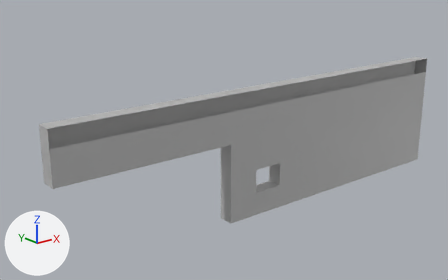
Renders of the FBX model Assets/Art Assets/Meshes/Object_BarnWall_07.fbx from each side of a commit.
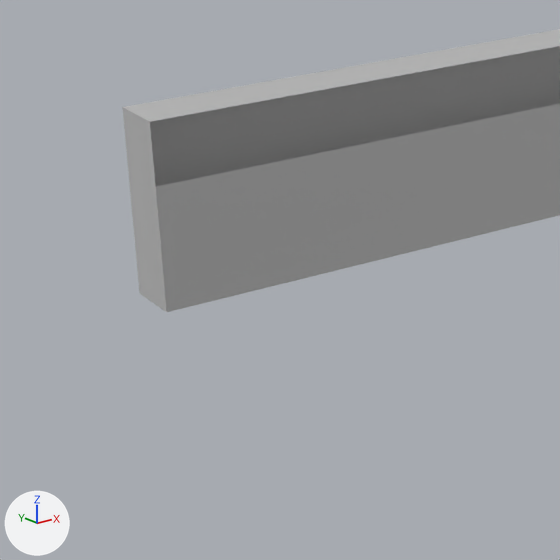
There are two pictures of each version: one whole from a 50 mm lens placed at (-10.89, -27.69, 16.09), pointed at (12.37, 1.39, 4.46), one close up on the part from 0% to 40% of the width and 32% to 96% of the height. Lighting does not change. The marker at lower left points along +X, +Y and +Z. Where no turn or scale is listed for an object, it has been applied to the vertices.

Script lines for the objects in view, before the commit:
```python
me_mesh = bpy.data.meshes.new('Mesh')
me_mesh.from_pydata(...)  # 54 vertices, 47 faces; spans x 0.0..30.0, y -1.0..0.0, z 0.0..8.0
me_mesh.materials.append(mat_mat_barnwall)  # grey #bcbcbc
# before: 0 (0.0, 0.0, 8.0) at pixel (122, 107), 3 (0.0, -1.0, 8.0) at pixel (149, 121), 34 (0.0, 0.0, 5.0) at pixel (139, 293), 43 (0.0, -1.0, 5.0) at pixel (166, 312), 44 (0.0, 0.0, 7.0) at pixel (128, 170)
# before: 53 (0.0, -1.0, 7.0) at pixel (155, 186)
ob_object_barnwall_07 = bpy.data.objects.new('Object_BarnWall_07', me_mesh)
ob_object_barnwall_07.location = (0.0, 0.0, 0.0)
```
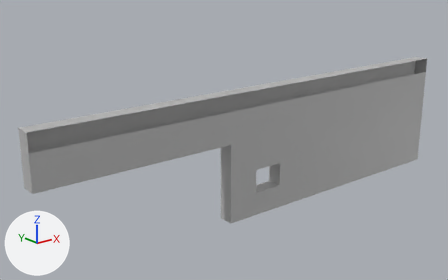
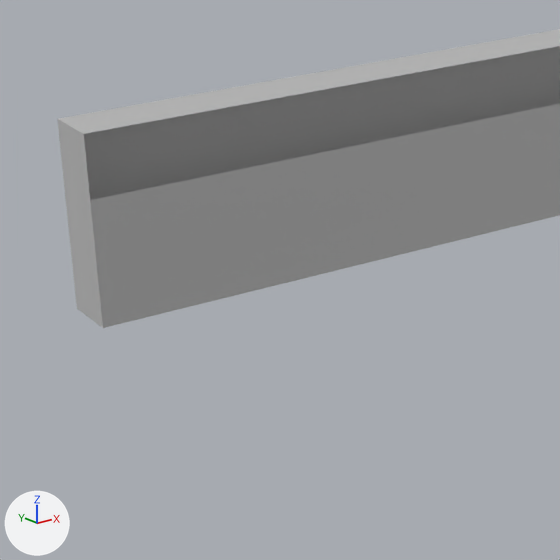
Pixel boxes (x1, y1, x2, y2) of what changed, in the close-ups (560 x 560 px):
'Object_BarnWall_07', reshaped
    before: (122, 29, 560, 312)
    after: (57, 29, 560, 328)

The edits, one by one:
me_mesh has 54 vertices, 47 faces and spans x 0.0..30.0, y -1.0..0.0, z 0.0..8.0.
me_mesh is used by ob_object_barnwall_07; location (0.0, 0.0, 0.0).
Part 1, on me_mesh:
Vertices 0, 3, 34, 43, 44, 53 of me_mesh move by (-1.0, 0.0, 0.0).
